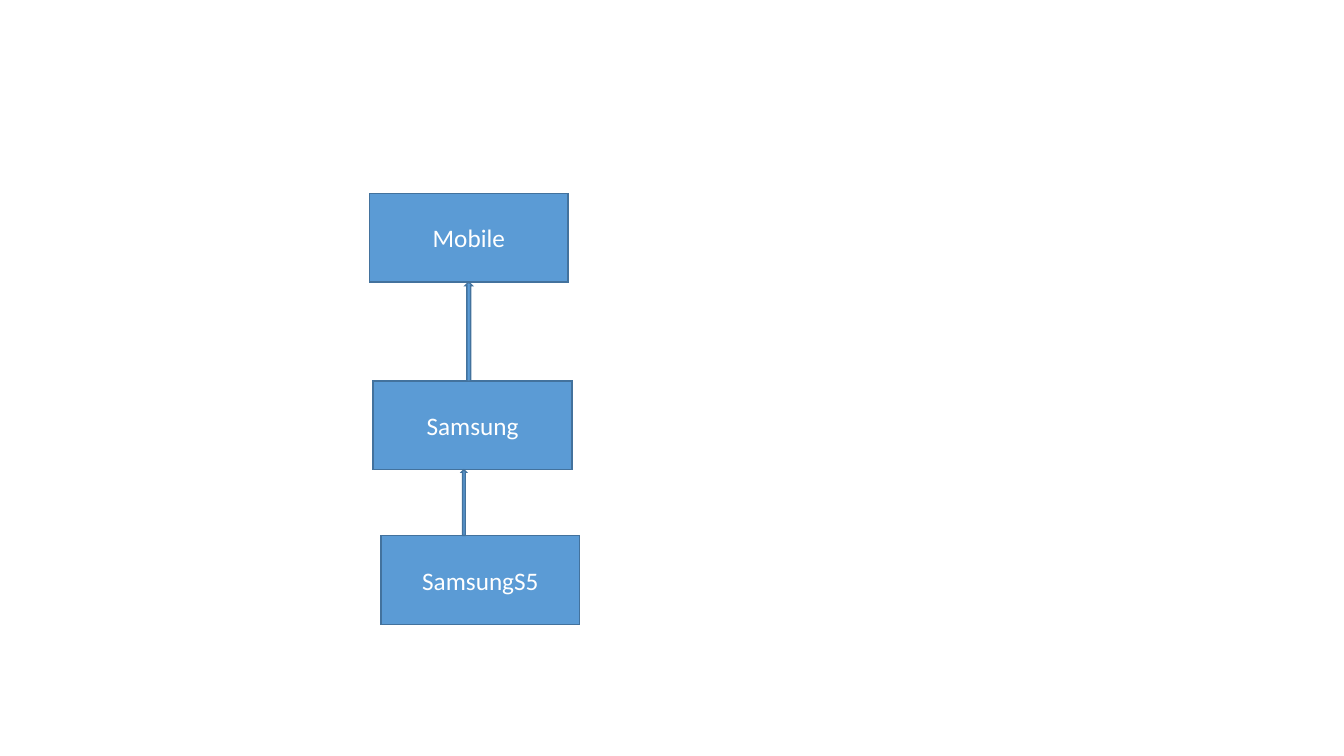
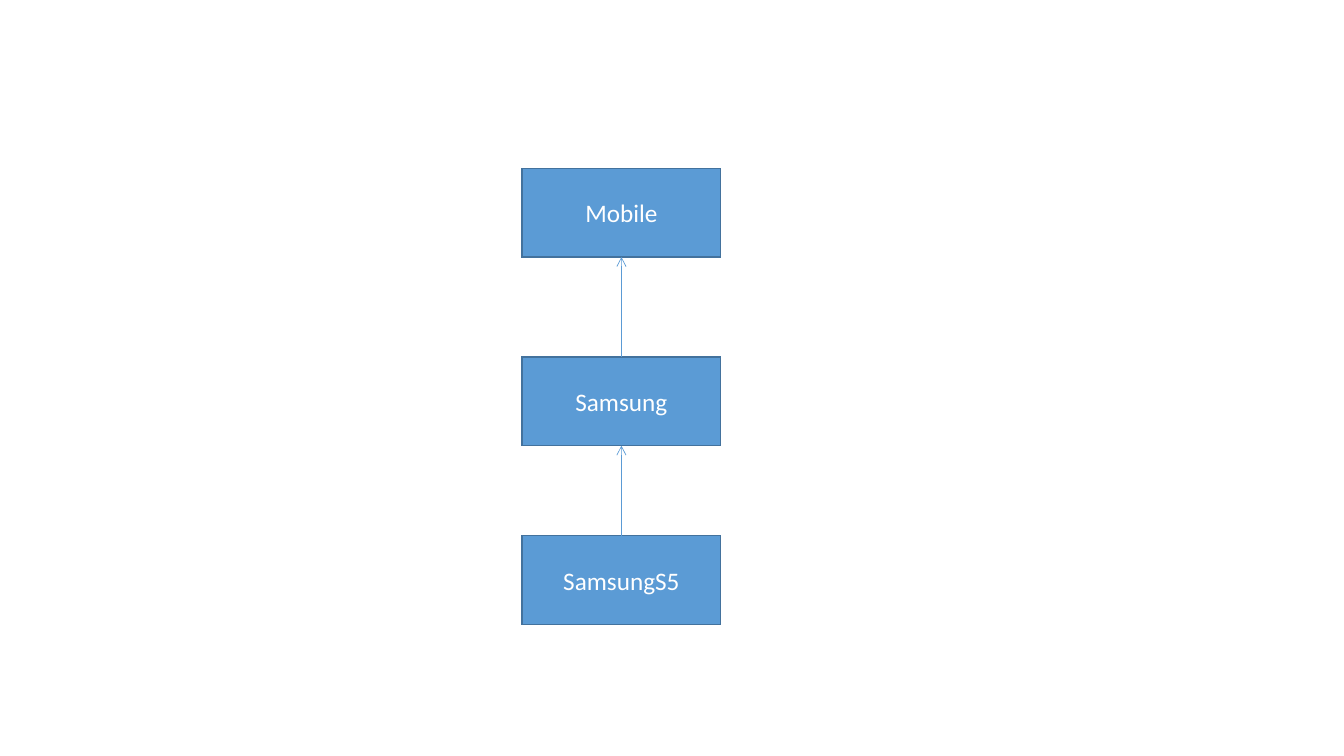
Before and after one commit to linus123/Mentoring-Resources, a slide deck: slide 3 of src/ObjectOrientedProgramming/OOP_Images.pptx. Drawn at 1344x756 pixels with LibreOffice and Linux fonts; fonts in the diff are those of the drawing. Boxes give left, top, right and bottom in pixels: in the first picture for what was removed or moved away, otherwise in the second. Text is boxed around its words. In the diff, an @@ line names an element or a change of style, - is before the commit and + after.

```diff
--- a/src/ObjectOrientedProgramming/OOP_Images.pptx
+++ b/src/ObjectOrientedProgramming/OOP_Images.pptx
@@ rectangle "Mobile" moved from (x1=370, y1=194, x2=569, y2=282) to (x1=522, y1=168, x2=721, y2=257) @@
@@ arrow added from (622, 357) to (622, 257), #5B9BD5 0.5 pt @@
@@ up arrow removed at (x1=465, y1=282, x2=472, y2=381) @@
@@ rectangle "Samsung" moved from (x1=373, y1=381, x2=572, y2=470) to (x1=522, y1=357, x2=721, y2=446) @@
@@ arrow added from (622, 535) to (622, 446), #5B9BD5 0.5 pt @@
@@ up arrow removed at (x1=462, y1=470, x2=467, y2=535) @@
@@ rectangle "SamsungS5" moved from (x1=381, y1=535, x2=580, y2=624) to (x1=522, y1=535, x2=721, y2=624) @@
```
Also in this commit, not shown: 1 other slide changed, 1 slide removed.
